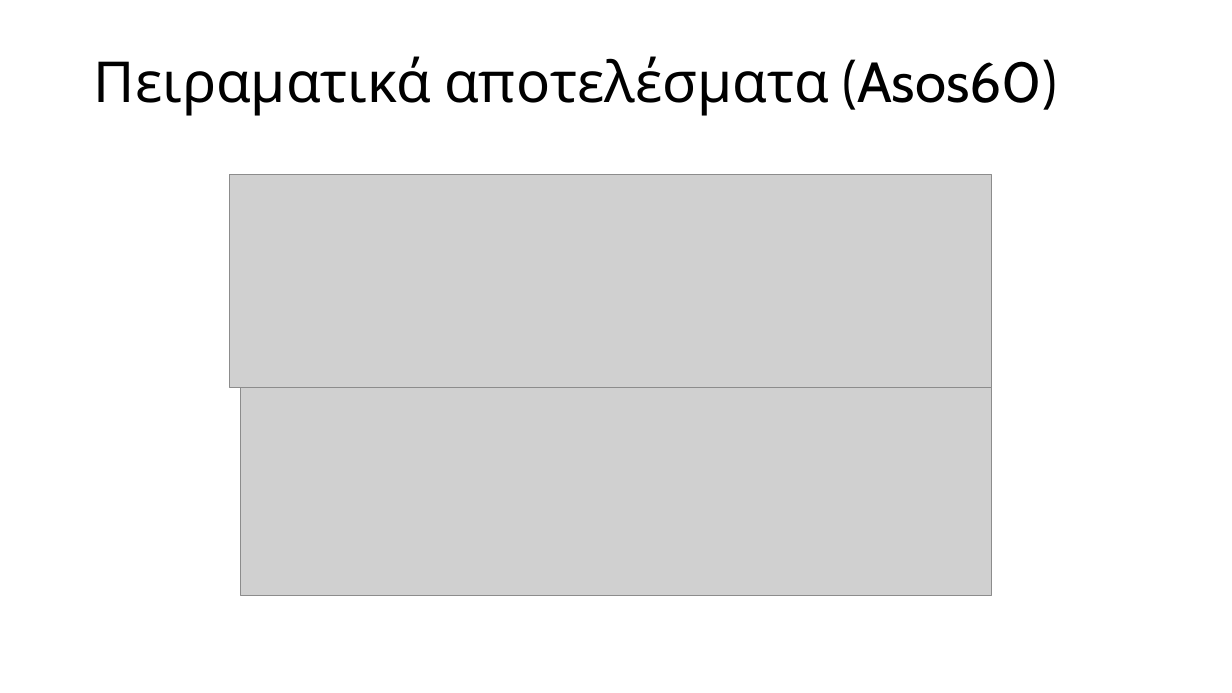
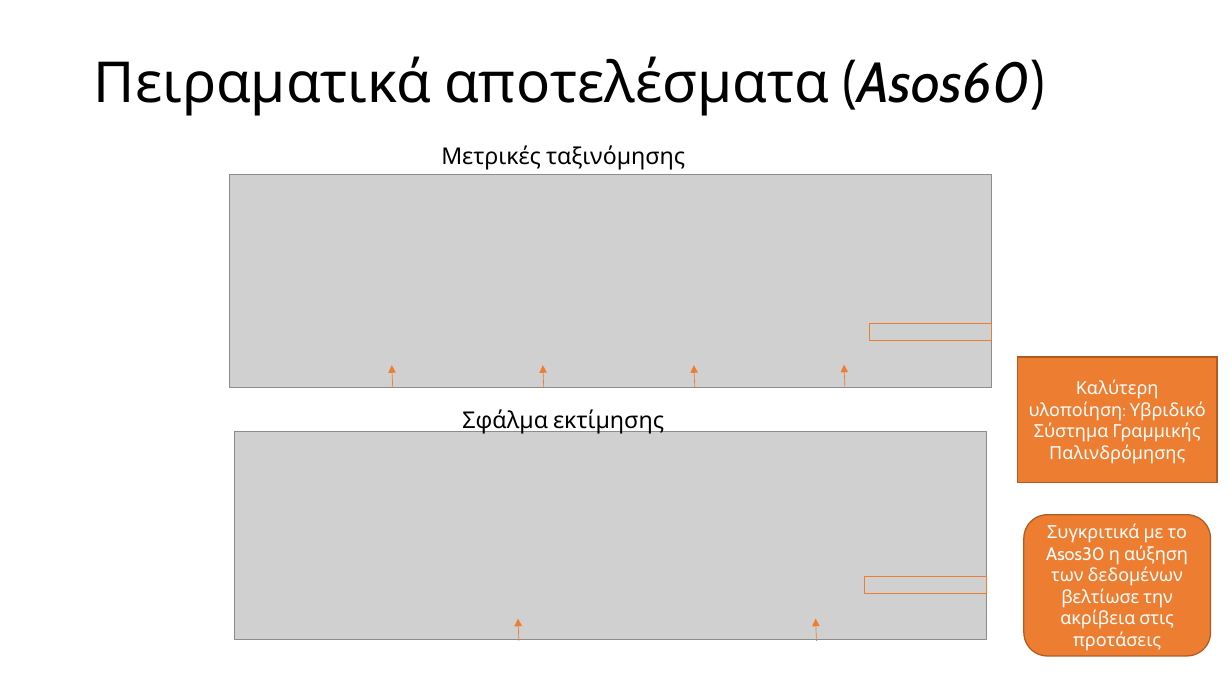
Before and after one commit to mpountou/General-Recommendation-Engine, a slide deck: slide 17 of παρουσίαση.pptx. Drawn at 1232x693 pixels with LibreOffice and Linux fonts; fonts in the diff are those of the drawing; grey boxes stand for pictures. Boxes give left, top, right and bottom in pixels: in the first picture for what was removed or moved away, otherwise in the second. Text is boxed around its words. In the diff, an @@ line names an element or a change of style, - is before the commit and + after.

```diff
--- a/παρουσίαση.pptx
+++ b/παρουσίαση.pptx
@@ title "Πειραματικά αποτελέσματα (Asos60)" at bbox=[94, 56, 1045, 116]: italic on in "(Asos60)" @@
@@ text added at bbox=[441, 145, 685, 170], 18 pt, text #000000 @@
+Μετρικές ταξινόμησης
@@ rectangle added at bbox=[870, 323, 992, 340], outline #ED7D31 0.75 pt @@
@@ rectangle added at bbox=[1018, 357, 1217, 482], fill #ED7D31, outline #AF5C24 1 pt, 14 pt, text #FFFFFF @@
+Καλύτερη υλοποίηση: Υβριδικό Σύστημα Γραμμικής Παλινδρόμησης
@@ arrow added from (393, 387) to (392, 365), #ED7D31 0.5 pt @@
@@ arrow added from (543, 387) to (543, 365), #ED7D31 0.5 pt @@
@@ arrow added from (695, 387) to (694, 365), #ED7D31 0.5 pt @@
@@ arrow added from (845, 387) to (844, 365), #ED7D31 0.5 pt @@
@@ text added at bbox=[462, 409, 664, 434], 18 pt, text #000000 @@
+Σφάλμα εκτίμησης
@@ picture: place and size @@
-picture at bbox=[240, 387, 993, 595]
+picture at bbox=[235, 432, 987, 640]
@@ rounded rectangle added at bbox=[1024, 515, 1211, 656], fill #ED7D31, outline #AF5C24 1 pt, 14 pt, text #FFFFFF @@
+Συγκριτικά με το Asos30 η αύξηση των δεδομένων βελτίωσε την ακρίβεια στις προτάσεις
@@ rectangle added at bbox=[864, 577, 986, 593], outline #ED7D31 0.75 pt @@
@@ arrow added from (519, 640) to (518, 618), #ED7D31 0.5 pt @@
@@ arrow added from (817, 640) to (816, 618), #ED7D31 0.5 pt @@
```
Also in this commit, not shown: 12 other slides changed, 1 slide added, 1 slide removed, 1 other file.
